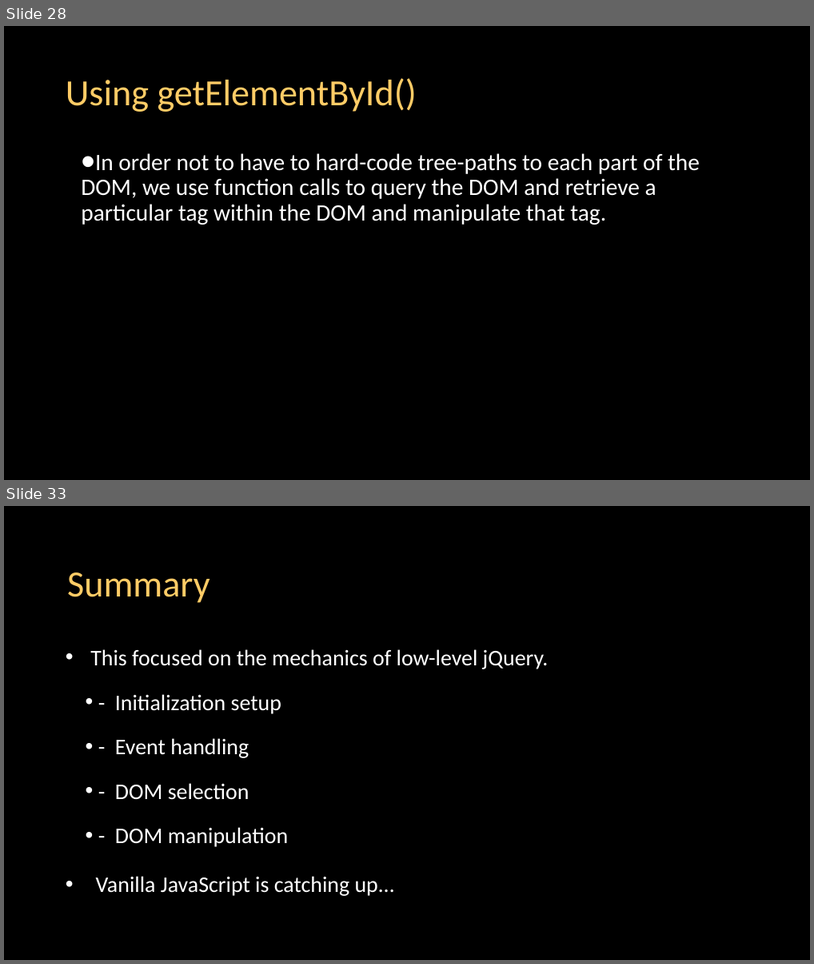
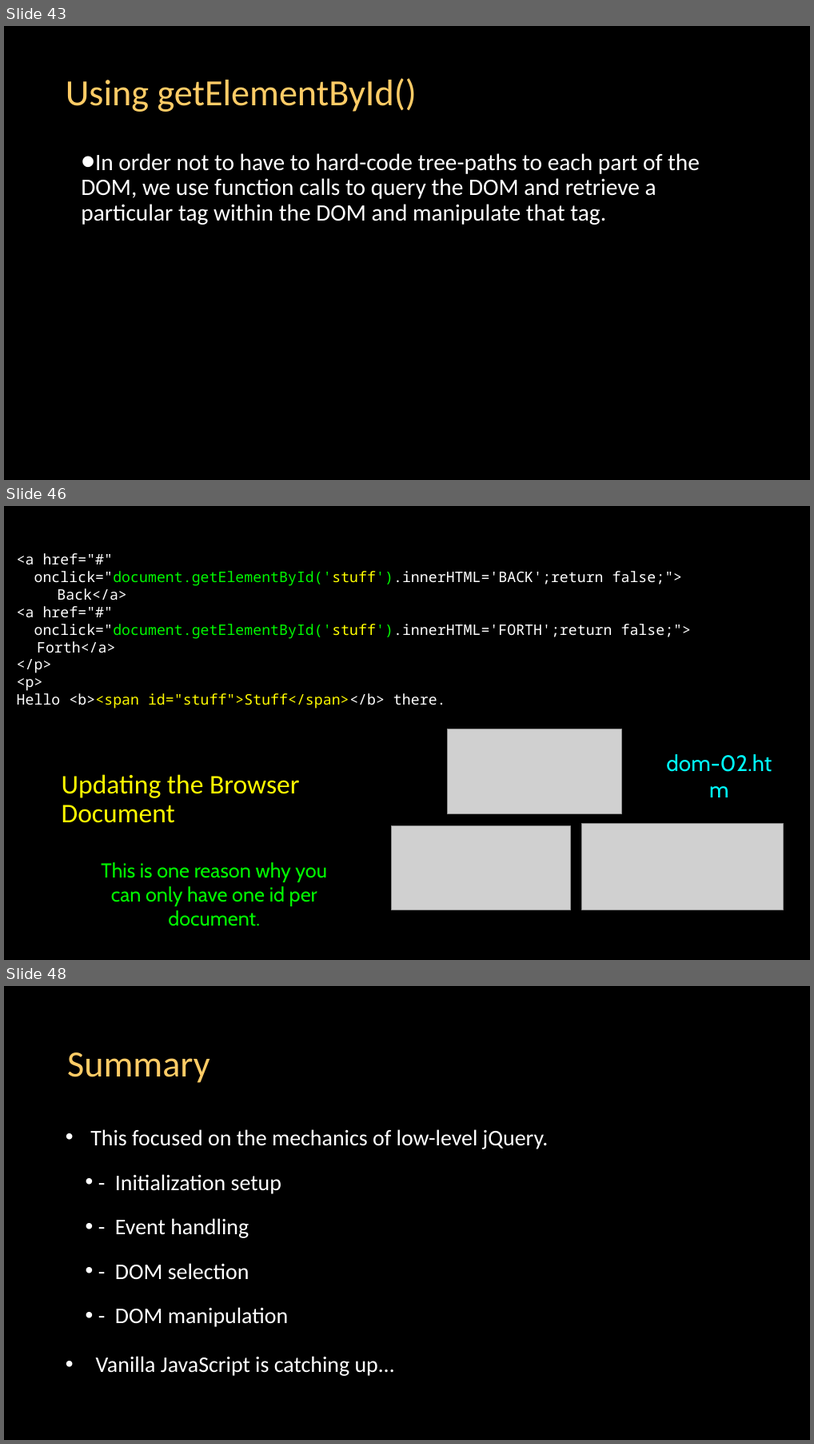
Before and after one commit to csev/dj4e, a slide deck: lectures/JS-03-Browser.pptx. Shown one above the other, each under a label of ours: slides 28 and 33 before the commit, slides 43, 46 and 48 after it; the slides between them are not shown. The pictures are 814x964 and 814x1444 pixels, drawn with LibreOffice and Linux fonts; fonts in the diff are those of the drawing; grey boxes stand for pictures. Boxes give left, top, right and bottom in pixels: in the first picture for what was removed or moved away, otherwise in the second. Text is boxed around its words. In the diff, an @@ line names an element or a change of style, - is before the commit and + after.

```diff
--- a/lectures/JS-03-Browser.pptx
+++ b/lectures/JS-03-Browser.pptx
@@ slide 46 added at box(4, 506, 810, 960), background #000000 @@
@@ free added at box(14, 544, 810, 732), 17.3 pt, text #FFFFFF @@
+<a href="#"
+onclick="document.getElementById('stuff').innerHTML='BACK';return false;">
+Back</a>
+<a href="#"
+onclick="document.getElementById('stuff').innerHTML='FORTH';return false;">
+Forth</a>
+</p>
+<p>
+Hello <b><span id="stuff">Stuff</span></b> there.
@@ picture added at box(447, 728, 622, 813) @@
@@ free added at box(656, 759, 784, 792), 26.7 pt, text #00FDFF @@
+dom-02.htm
@@ title added at box(62, 774, 299, 823), 32 pt, text #FFFB00 @@
+Updating the Browser Document
@@ picture added at box(391, 825, 571, 909) @@
@@ picture added at box(582, 824, 784, 909) @@
@@ free added at box(82, 857, 347, 931), 24 pt, text #00F900 @@
+This is one reason why you can only have one id per document.
@@ what was slide 28 is now slide 43 @@
@@ what was slide 33 is now slide 48 @@
```
Also in this commit, not shown: 14 other slides added, 16 other files.
